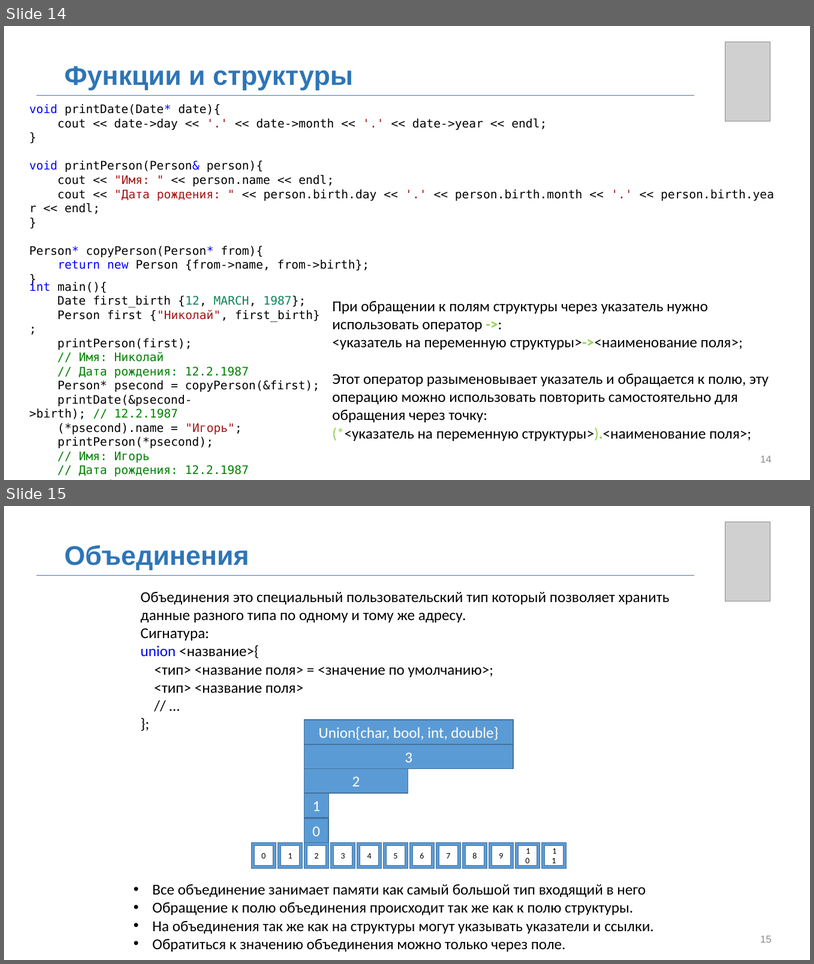
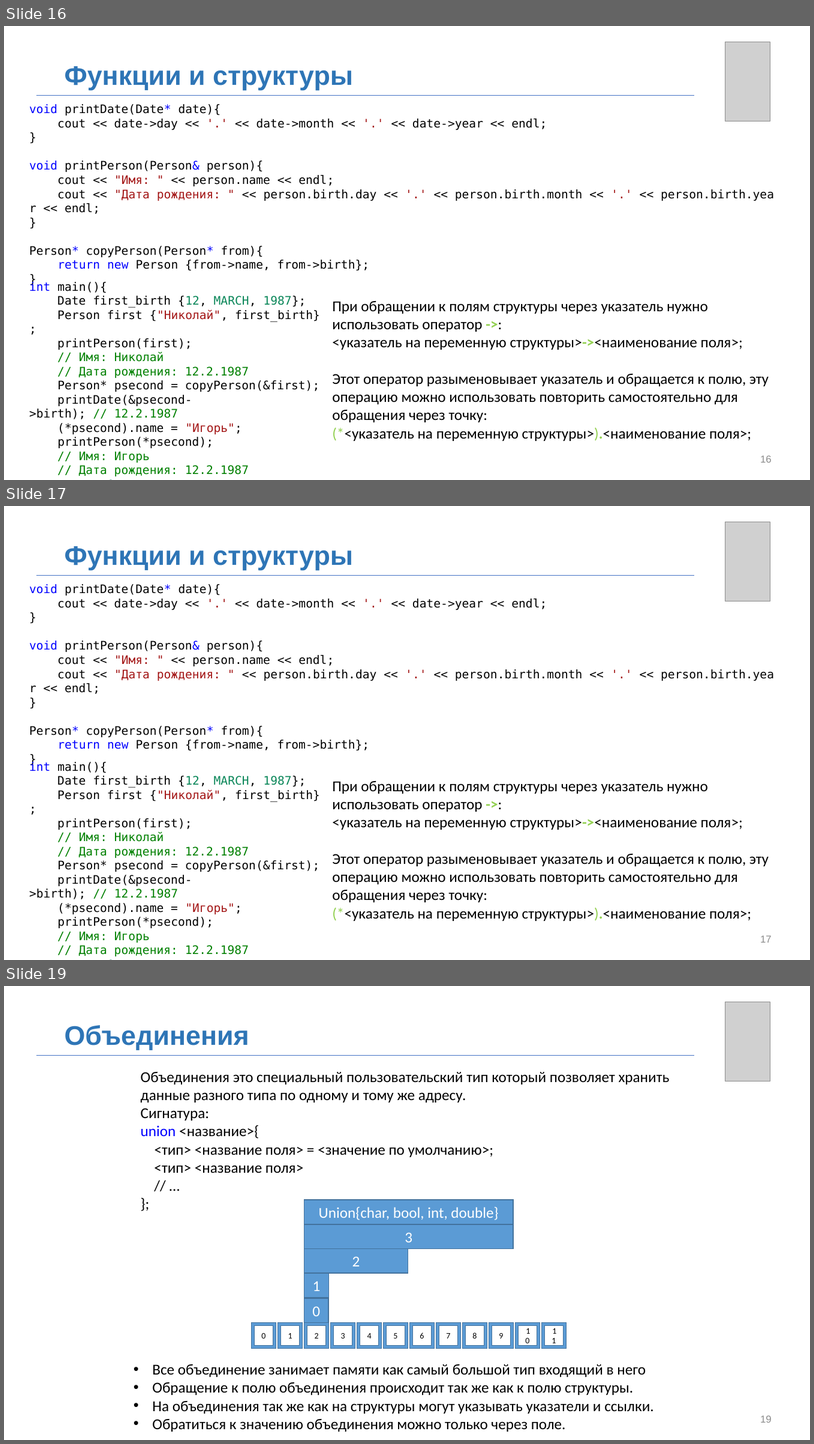
Before and after one commit to MUCTR-IKT-CPP/cpp_course, a slide deck: Лекции/2025/3/Пользовательские типы, структры, объединения.pptx. Shown one above the other, each under a label of ours: slides 14 and 15 before the commit, slides 16, 17 and 19 after it; the slides between them are not shown. The pictures are 814x964 and 814x1444 pixels, drawn with LibreOffice and Linux fonts; fonts in the diff are those of the drawing; grey boxes stand for pictures; background and template pictures are left out. Boxes give left, top, right and bottom in pixels: in the first picture for what was removed or moved away, otherwise in the second. Text is boxed around its words. In the diff, an @@ line names an element or a change of style, - is before the commit and + after.

```diff
--- a/Лекции/2025/3/Пользовательские типы, структры, объединения.pptx
+++ b/Лекции/2025/3/Пользовательские типы, структры, объединения.pptx
@@ slide 17 added at (x1=4, y1=506, x2=810, y2=960), background #FFFFFF @@
@@ picture added at (x1=726, y1=522, x2=770, y2=601) @@
@@ text added at (x1=65, y1=546, x2=353, y2=570), 32 pt, text #2E75B6, bold @@
+Функции и структуры
@@ line added from (36, 575) to (695, 575), #4472C4 0.5 pt @@
@@ text added at (x1=29, y1=584, x2=774, y2=751), 14 pt, text #000000 @@
+void printDate(Date* date){
+cout << date->day << '.' << date->month << '.' << date->year << endl;
+}
+void printPerson(Person& person){
+cout << "Имя: " << person.name << endl;
+cout << "Дата рождения: " << person.birth.day << '.' << person.birth.month << '.' << person.birth.year << endl;
+}
+Person* copyPerson(Person* from){
+return new Person {from->name, from->birth};
+}
@@ text added at (x1=29, y1=761, x2=320, y2=956), 14 pt, text #000000 @@
+int main(){
+Date first_birth {12, MARCH, 1987};
+Person first {"Николай", first_birth};
+printPerson(first);
+// Имя: Николай
+// Дата рождения: 12.2.1987
+Person* psecond = copyPerson(&first);
+printDate(&psecond->birth); // 12.2.1987
+(*psecond).name = "Игорь";
+printPerson(*psecond);
+// Имя: Игорь
+// Дата рождения: 12.2.1987
+return 0;
+}
@@ text added at (x1=332, y1=781, x2=769, y2=921), 18 pt, text #000000 @@
+При обращении к полям структуры через указатель нужно использовать оператор ->:
+<указатель на переменную структуры>-><наименование поля>;
+Этот оператор разыменовывает указатель и обращается к полю, эту операцию можно использовать повторить самостоятельно для обращения через точку:
+(*<указатель на переменную структуры>).<наименование поля>;
@@ page number added at (x1=761, y1=935, x2=772, y2=942), 12 pt, text #8C8C8C @@
+17
@@ what was slide 14 is now slide 16 @@
@@ page number at (x1=761, y1=455, x2=772, y2=462): text changed @@
-14
+16
@@ what was slide 15 is now slide 19 @@
@@ page number at (x1=761, y1=1415, x2=772, y2=1422): text changed @@
-15
+19
```
Also in this commit, not shown: 8 slides changed, 5 other slides added, 1 slide removed, 1 other file.
